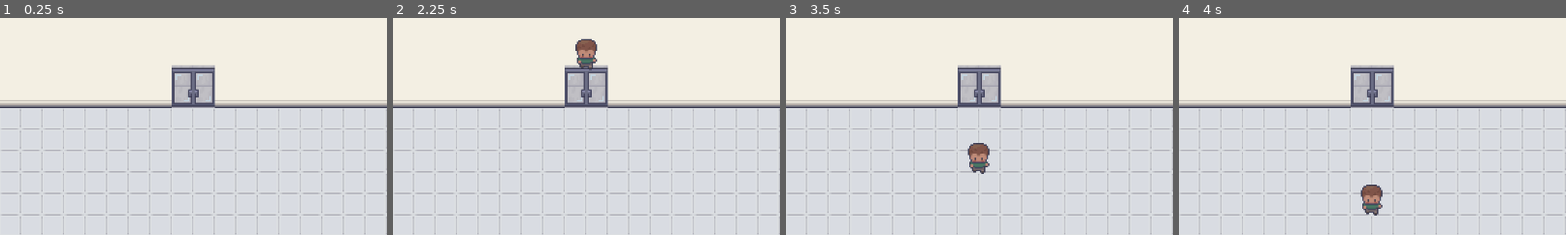
Above: before the commit, frames 1-4 (left to right).
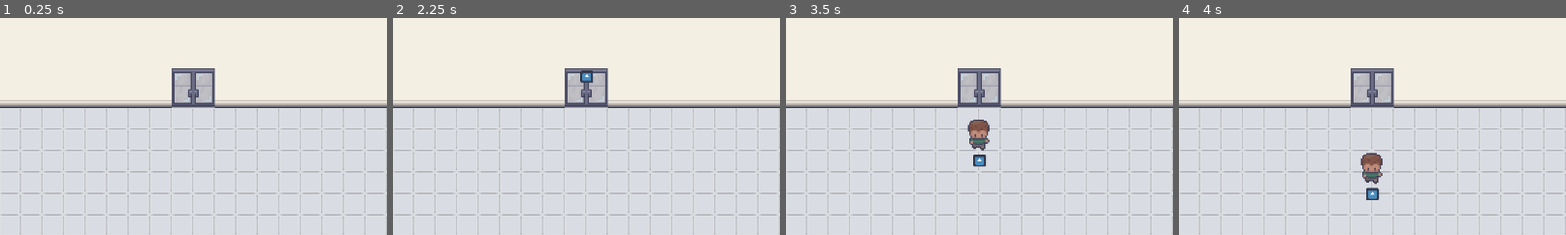
Above: after the commit, the same moments.

Repository: emilykrohn/Checkout
Game: Godot game, scene res://Scenes/main.tscn
The game is run twice, just before and just after one commit, with the same random seed, the same clock (stepped at 60 frames per second) and the same inputs. The engine's default icon, where the game draws it, is replaced by a stand-in: a white triangle on a blue panel in a dark square.
Inputs:
- Up to frame 1 (0.25 s): no input
- Up to frame 2 (2.25 s): tap Enter at 0.5, 2 s; tap Space at 1.25 s
- Up to frame 3 (3.5 s): no input
- Up to frame 4 (4 s): no input
The pictures show only the part of the screen within x 22-72%, y 9-59%; the shares and areas given below are measured in that part.

The runs differ from the first frame. In frame 1, 0.2% of the frame differs, in the area x 44-56%, y 21-24%; in frame 2, 0.9%; in frame 3, 1.3%; in frame 4, 1.5%, in the area x 44-56%, y 21-92%.

Commit message:
Customer Detector stays in from of customer
If the customer moves left, the collider stays in from of the customer to the left and only there. Same with the other directions too. However, the colliders are not working right now

Diff:
--- a/Scenes/Customers/customer_1.tscn
+++ b/Scenes/Customers/customer_1.tscn
@@ -1,7 +1,8 @@
-[gd_scene load_steps=57 format=3 uid="uid://lwloh4kolh7u"]
+[gd_scene load_steps=58 format=3 uid="uid://lwloh4kolh7u"]
 
 [ext_resource type="Script" path="res://Scripts/Customers/customer_1.gd" id="1_33ehh"]
 [ext_resource type="Texture2D" uid="uid://bkrwprqch6csk" path="res://Art/Characters/Premade_Character_32x32_03.png" id="1_j3ceb"]
+[ext_resource type="Texture2D" uid="uid://c2kvj0exiggia" path="res://Art/icon.svg" id="3_srjs2"]
 
 [sub_resource type="AtlasTexture" id="AtlasTexture_40rec"]
 atlas = ExtResource("1_j3ceb")
@@ -423,13 +424,45 @@
 [node name="CustomerDetector" type="Area2D" parent="."]
 collision_layer = 0
 
-[node name="CollisionShape2D" type="CollisionShape2D" parent="CustomerDetector"]
+[node name="Down" type="CollisionShape2D" parent="CustomerDetector"]
+visible = false
 position = Vector2(0, 39)
 shape = SubResource("RectangleShape2D_rvox8")
 
-[node name="CollisionShape2D2" type="CollisionShape2D" parent="CustomerDetector"]
-position = Vector2(-26, 1)
+[node name="Sprite2D" type="Sprite2D" parent="CustomerDetector/Down"]
+position = Vector2(1, 4)
+scale = Vector2(0.148438, 0.140625)
+texture = ExtResource("3_srjs2")
+
+[node name="Right" type="CollisionShape2D" parent="CustomerDetector"]
+visible = false
+position = Vector2(29, 7)
 shape = SubResource("RectangleShape2D_gse6k")
+
+[node name="Sprite2D" type="Sprite2D" parent="CustomerDetector/Right"]
+position = Vector2(-1, 2)
+scale = Vector2(0.195313, 0.179688)
+texture = ExtResource("3_srjs2")
+
+[node name="Left" type="CollisionShape2D" parent="CustomerDetector"]
+visible = false
+position = Vector2(-29, 7)
+shape = SubResource("RectangleShape2D_gse6k")
+
+[node name="Sprite2D" type="Sprite2D" parent="CustomerDetector/Left"]
+position = Vector2(-3, 0)
+scale = Vector2(0.226563, 0.210938)
+texture = ExtResource("3_srjs2")
+
+[node name="Up" type="CollisionShape2D" parent="CustomerDetector"]
+visible = false
+position = Vector2(0, -32)
+shape = SubResource("RectangleShape2D_gse6k")
+
+[node name="Sprite2D" type="Sprite2D" parent="CustomerDetector/Up"]
+position = Vector2(-1, 1)
+scale = Vector2(0.148438, 0.164063)
+texture = ExtResource("3_srjs2")
 
 [node name="Timer" type="Timer" parent="."]
 wait_time = 0.5
--- a/Scenes/main.tscn
+++ b/Scenes/main.tscn
@@ -6364,7 +6364,6 @@
 animation = &"closed"
 
 [node name="Wall" parent="game" instance=ExtResource("4_idwbm")]
-visible = false
 z_index = 1
 position = Vector2(544.75, 77)
 scale = Vector2(9.34375, 7)
--- a/Scripts/Customers/customer_1.gd
+++ b/Scripts/Customers/customer_1.gd
@@ -1,7 +1,30 @@
 extends RigidBody2D
+
+@onready var last_position = global_position
 
 func _ready():
 	add_to_group("Customers")
+
+func _process(delta):
+	hide_customer_detectors()
+	customer_detector(last_position - global_position)
+	last_position = global_position
+
+func customer_detector(direction: Vector2):
+	if direction.x < 0 and abs(direction.x) > abs(direction.y):
+		$CustomerDetector/Right.visible = true
+	if direction.x > 0 and abs(direction.x) > abs(direction.y):
+		$CustomerDetector/Left.visible = true
+	if direction.y < 0 and abs(direction.y) > abs(direction.x):
+		$CustomerDetector/Down.visible = true
+	if direction.y > 0 and abs(direction.y) > abs(direction.x):
+		$CustomerDetector/Up.visible = true
+
+func hide_customer_detectors():
+	$CustomerDetector/Down.hide()
+	$CustomerDetector/Up.hide()
+	$CustomerDetector/Left.hide()
+	$CustomerDetector/Right.hide()
 
 func _on_object_detector_area_entered(area):
 	if area.name == "Object":
--- a/Scripts/Customers/customer_path.gd
+++ b/Scripts/Customers/customer_path.gd
@@ -1,8 +1,10 @@
 extends PathFollow2D
 
-const SPEED := 0.06
+const SPEED := 100
 var can_move := true
 
 func _process(delta):
 	if can_move:
-		progress_ratio += SPEED * delta
+		progress += SPEED * delta
+	if progress_ratio == 1:
+		queue_free()
--- a/Scripts/Paths.gd
+++ b/Scripts/Paths.gd
@@ -9,4 +9,5 @@
 
 func _on_timer_timeout():
 	var customer = customers[randi() % customers.size()].instantiate()
-	paths[randi() % paths.size()].add_child(customer)
+	var path = paths[randi() % paths.size()]
+	path.add_child(customer)
